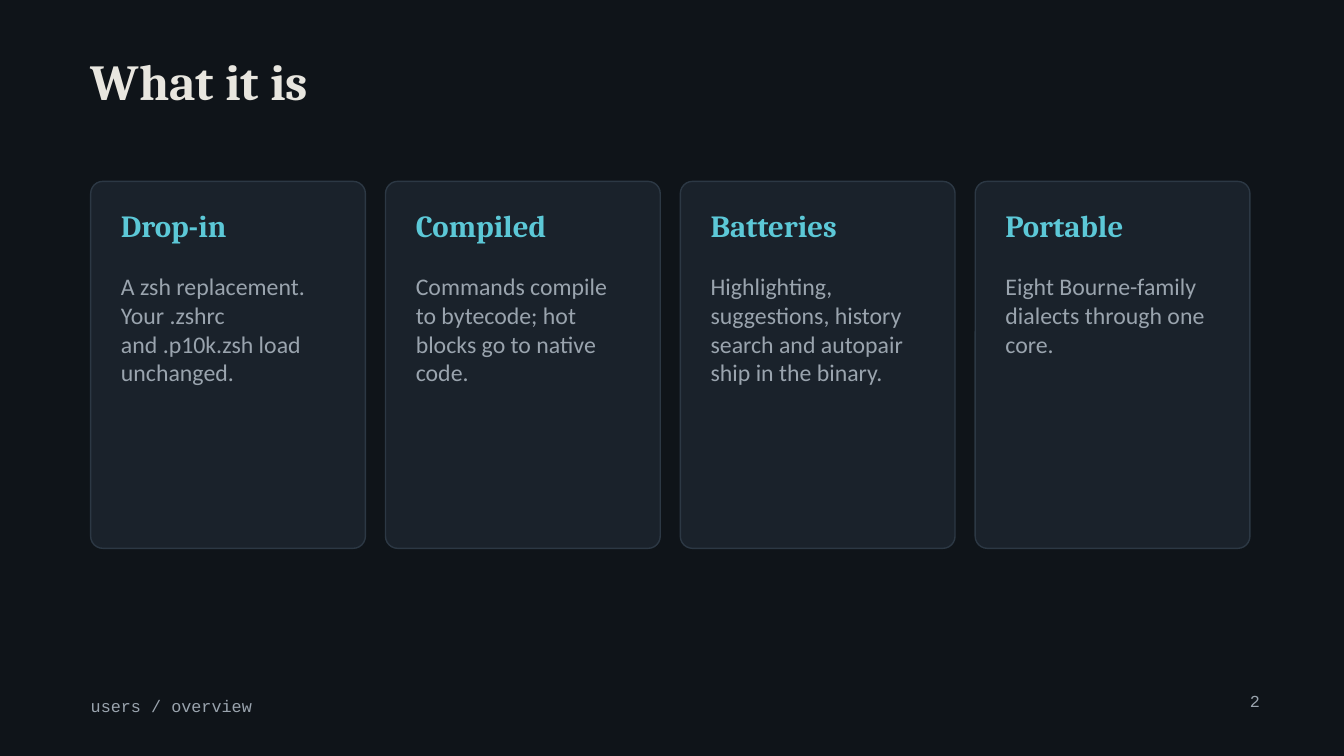
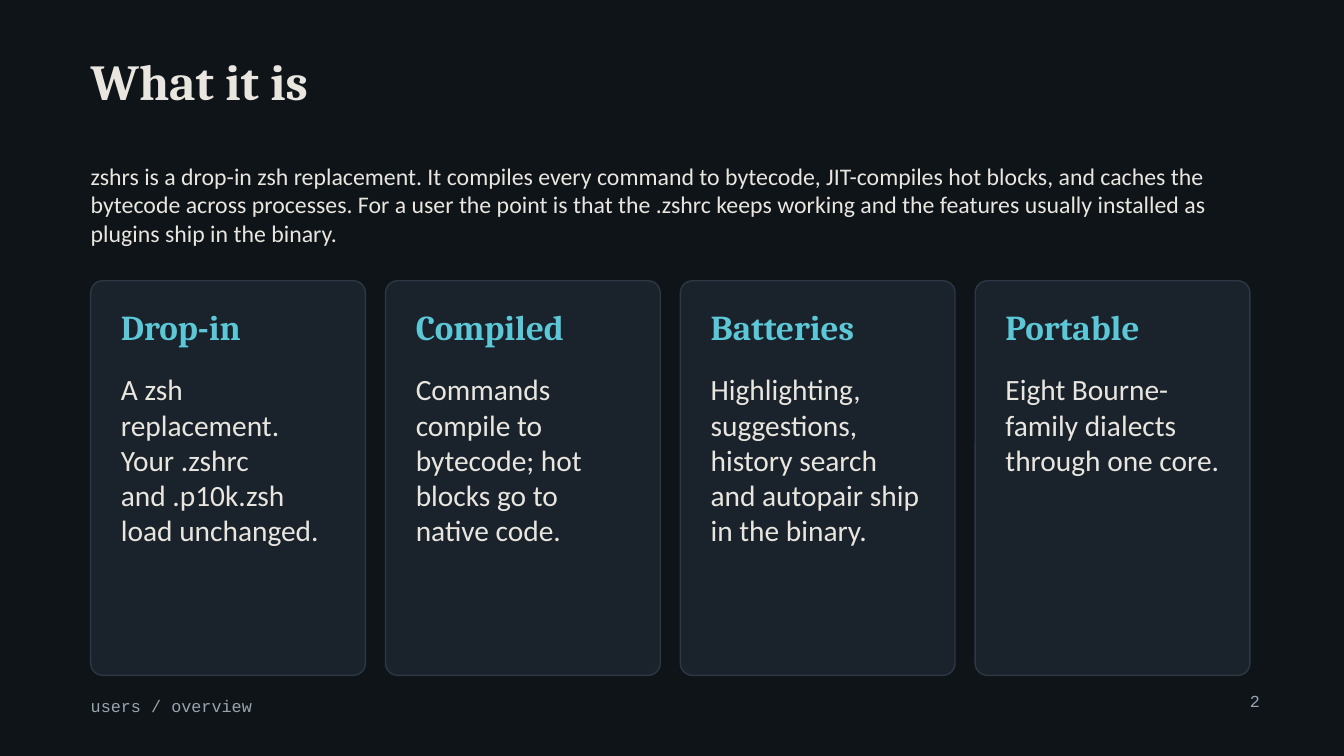
Before and after one commit to MenkeTechnologies/zshrs, a slide deck: slide 2 of docs/talk-users.pptx. Drawn at 1344x756 pixels with LibreOffice and Linux fonts; fonts in the diff are those of the drawing; background and template pictures are left out. Boxes give left, top, right and bottom in pixels: in the first picture for what was removed or moved away, otherwise in the second. Text is boxed around its words. In the diff, an @@ line names an element or a change of style, - is before the commit and + after.

```diff
--- a/docs/talk-users.pptx
+++ b/docs/talk-users.pptx
@@ text added at [91, 168, 1205, 246], 17 pt, text #E8E6DF @@
+zshrs is a drop-in zsh replacement. It compiles every command to bytecode, JIT-compiles hot blocks, and caches the bytecode across processes. For a user the point is that the .zshrc keeps working and the features usually installed as plugins ship in the binary.
@@ rounded rectangle: place and size @@
-rounded rectangle at [91, 181, 366, 548]
+rounded rectangle at [91, 281, 366, 676]
@@ rounded rectangle: place and size @@
-rounded rectangle at [386, 181, 661, 548]
+rounded rectangle at [386, 281, 661, 676]
@@ rounded rectangle: place and size @@
-rounded rectangle at [681, 181, 956, 548]
+rounded rectangle at [681, 281, 956, 676]
@@ rounded rectangle: place and size @@
-rounded rectangle at [976, 181, 1251, 548]
+rounded rectangle at [976, 281, 1251, 676]
@@ 4 texts: place and size @@
-4 texts at [121, 215, 1123, 244]
+4 texts at [121, 315, 1139, 348]
@@ size 22 to 25 pt in 4 elements at [121, 316, 241, 348], [416, 315, 564, 348], [711, 316, 855, 341], [1005, 315, 1139, 340] @@
@@ text "A zsh replacement. Your .zshrc ...": place and size @@
-text "A zsh replacement. Your .zshrc ..." at [121, 278, 304, 385]
+text "A zsh replacement. Your .zshrc ..." at [121, 379, 318, 546]
@@ text "Commands compile to bytecode; hot ...": place and size @@
-text "Commands compile to bytecode; hot ..." at [416, 278, 607, 381]
+text "Commands compile to bytecode; hot ..." at [416, 379, 582, 541]
@@ text "Highlighting, suggestions, history search and ...": place and size @@
-text "Highlighting, suggestions, history search and ..." at [711, 278, 903, 385]
+text "Highlighting, suggestions, history search and ..." at [711, 379, 919, 546]
@@ size 17 to 21 pt, text colour #9AA4AE to #E8E6DF in 4 elements at [121, 379, 318, 546], [416, 379, 582, 541], [711, 379, 919, 546], [1005, 379, 1219, 476] @@
@@ text "Eight Bourne-family dialects through one ...": place and size @@
-text "Eight Bourne-family dialects through one ..." at [1005, 278, 1204, 353]
+text "Eight Bourne-family dialects through one ..." at [1005, 379, 1219, 476]
```
Also in this commit, not shown: 54 other slides changed, 2 other files.
